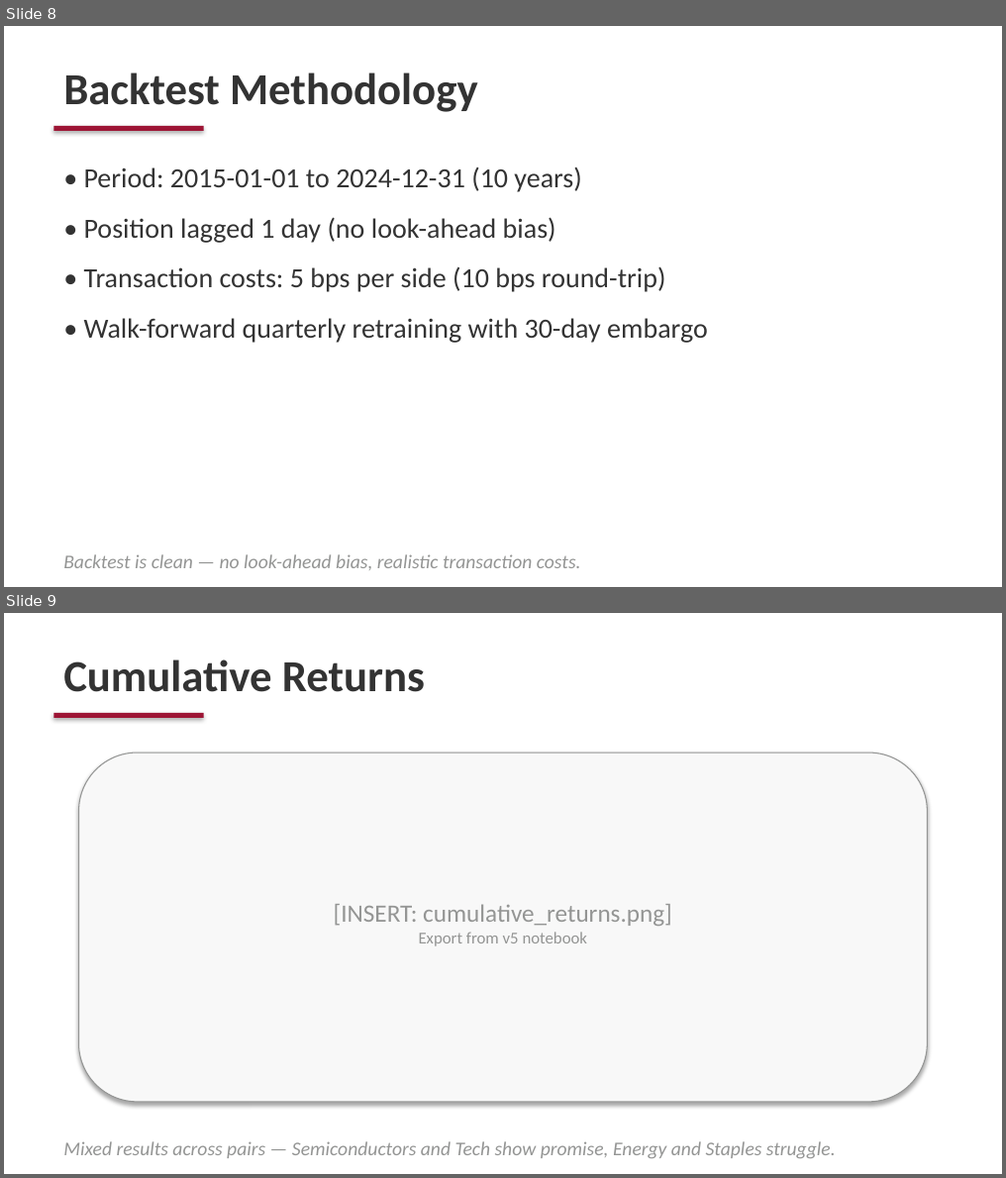
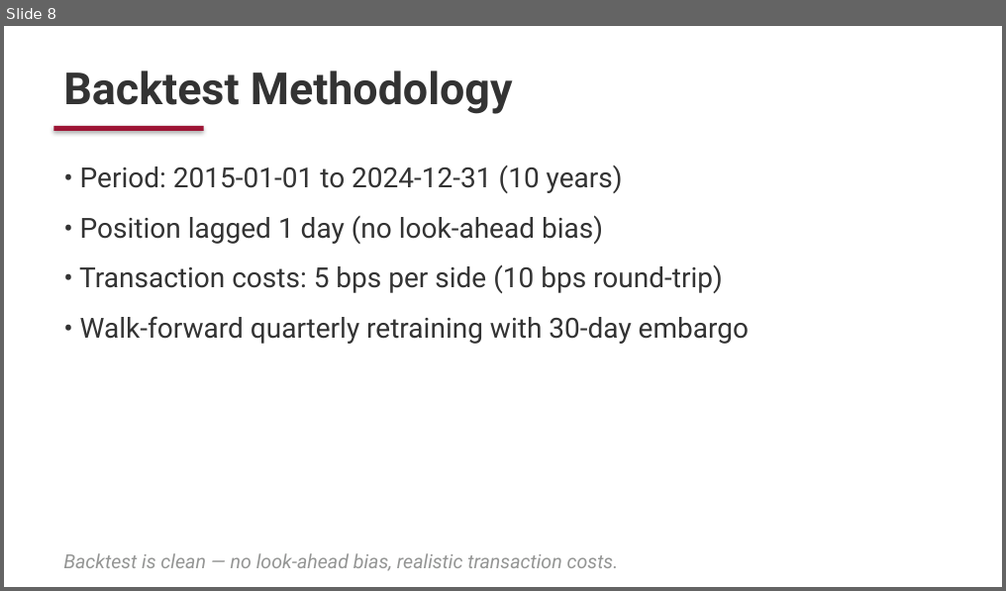
Before and after one commit to Ayan-Mahmood/QuantHFStrat, a slide deck: FE571_Final_Presentation_v2.pptx. Shown one above the other, each under a label of ours: slides 8 and 9 before the commit, slide 8 after it. The pictures are 1006x1178 and 1006x591 pixels, drawn with LibreOffice and Linux fonts; fonts in the diff are those of the drawing. Boxes give left, top, right and bottom in pixels: in the first picture for what was removed or moved away, otherwise in the second. Text is boxed around its words. In the diff, an @@ line names an element or a change of style, - is before the commit and + after.

```diff
--- a/FE571_Final_Presentation_v2.pptx
+++ b/FE571_Final_Presentation_v2.pptx
@@ slide 9 removed at <box>4,613,1002,1174</box>, background #FFFFFF @@
@@ text removed at <box>63,660,425,692</box> @@
-Cumulative Returns
@@ rectangle removed at <box>54,713,204,718</box> @@
@@ rounded rectangle removed at <box>79,753,927,1102</box> @@
@@ text removed at <box>334,904,672,947</box> @@
-[INSERT: cumulative_returns.png]
-Export from v5 notebook
@@ text removed at <box>63,1142,836,1158</box> @@
-Mixed results across pairs — Semiconductors and Tech show promise, Energy and Staples struggle.
@@ slide 8 changed as well @@
@@ font Calibri to Roboto in 3 elements at <box>63,71,513,114</box>, <box>79,166,748,344</box>, <box>63,554,619,571</box> @@
```
Also in this commit, not shown: 18 other slides changed, 1 slide added, 19 other files.
